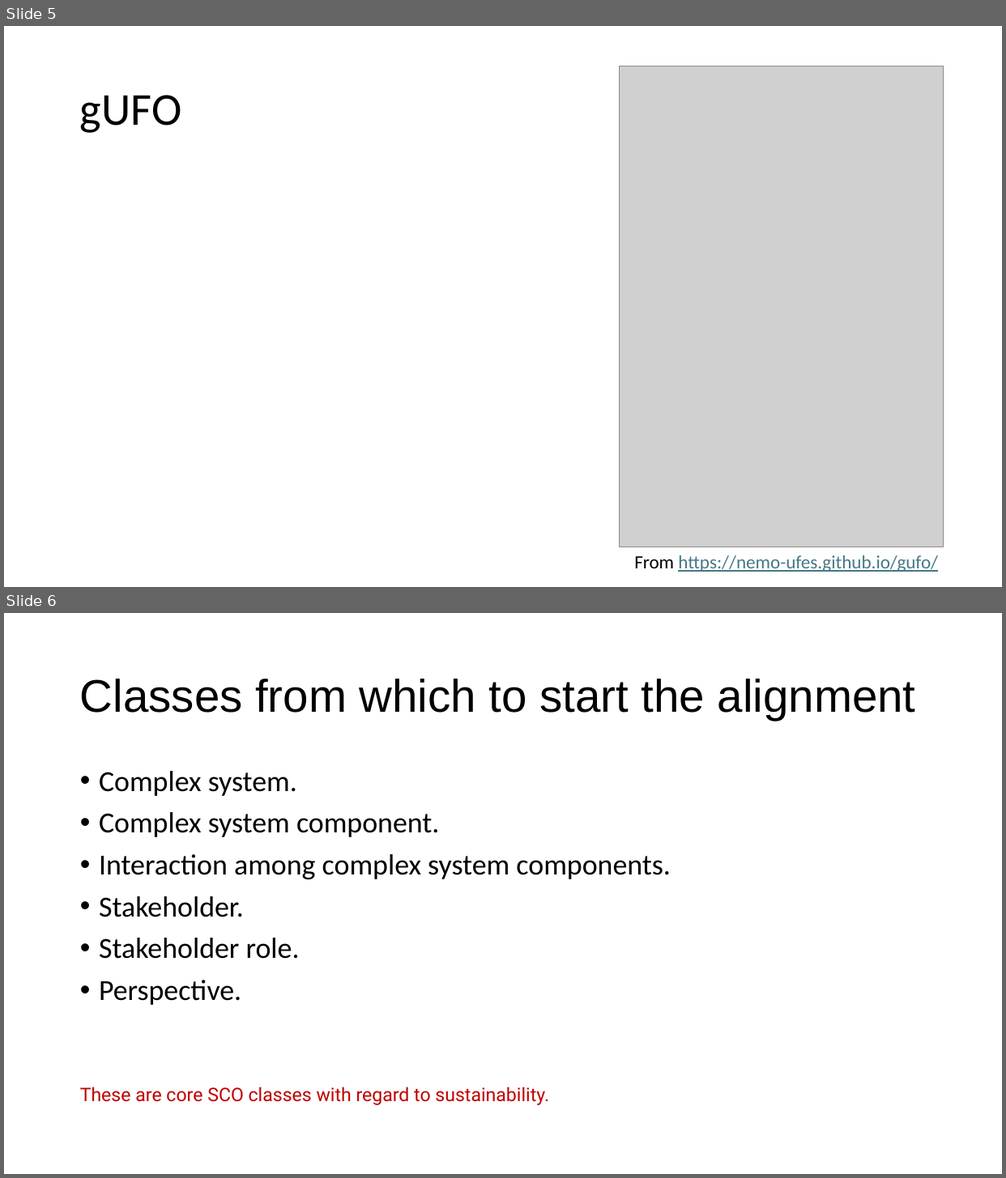
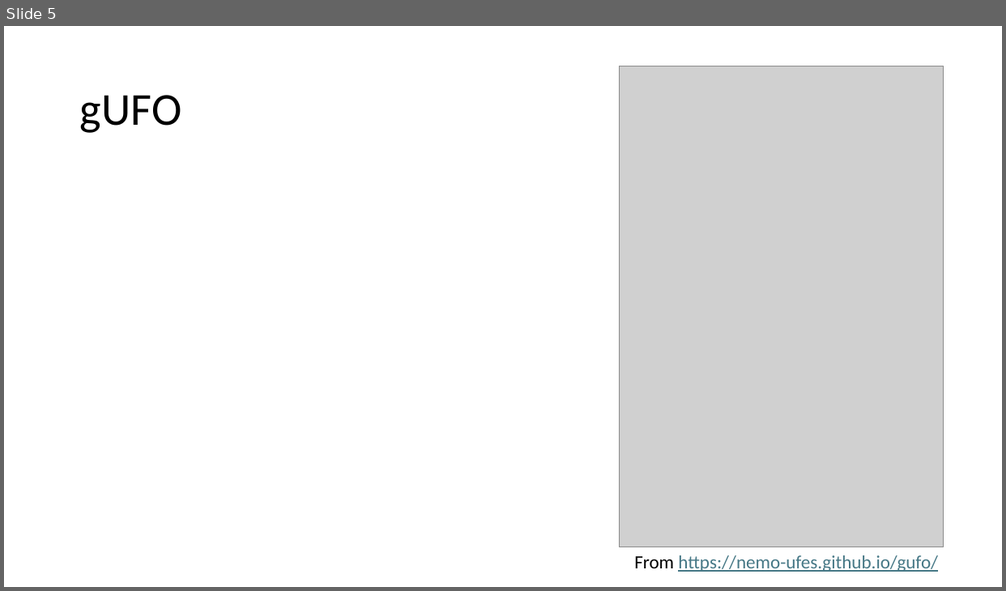
Before and after one commit to gioUbbiali/Sustainability-Core-Ontology, a slide deck: SCO/working materials/Slide deck - SCO-UFO aligment.pptx. Shown one above the other, each under a label of ours: slides 5 and 6 before the commit, slide 5 after it. The pictures are 1006x1178 and 1006x591 pixels, drawn with LibreOffice and Linux fonts; fonts in the diff are those of the drawing; grey boxes stand for pictures. Boxes give left, top, right and bottom in pixels: in the first picture for what was removed or moved away, otherwise in the second. Text is boxed around its words. In the diff, an @@ line names an element or a change of style, - is before the commit and + after.

```diff
--- a/SCO/working materials/Slide deck - SCO-UFO aligment.pptx
+++ b/SCO/working materials/Slide deck - SCO-UFO aligment.pptx
@@ slide 6 removed at [4,613,1002,1174], background #FFFFFF @@
@@ title removed at [80,679,916,720] @@
-Classes from which to start the alignment
@@ text removed at [99,771,671,1005] @@
-• Complex system.
-• Complex system component.
-• Interaction among complex system components.
-• Stakeholder.
-• Stakeholder role.
-• Perspective.
@@ text removed at [80,1087,549,1105] @@
-These are core SCO classes with regard to sustainability.
```
Also in this commit, not shown: 2 slides changed, 6 slides added, 1 other slide removed, 1 other file.
